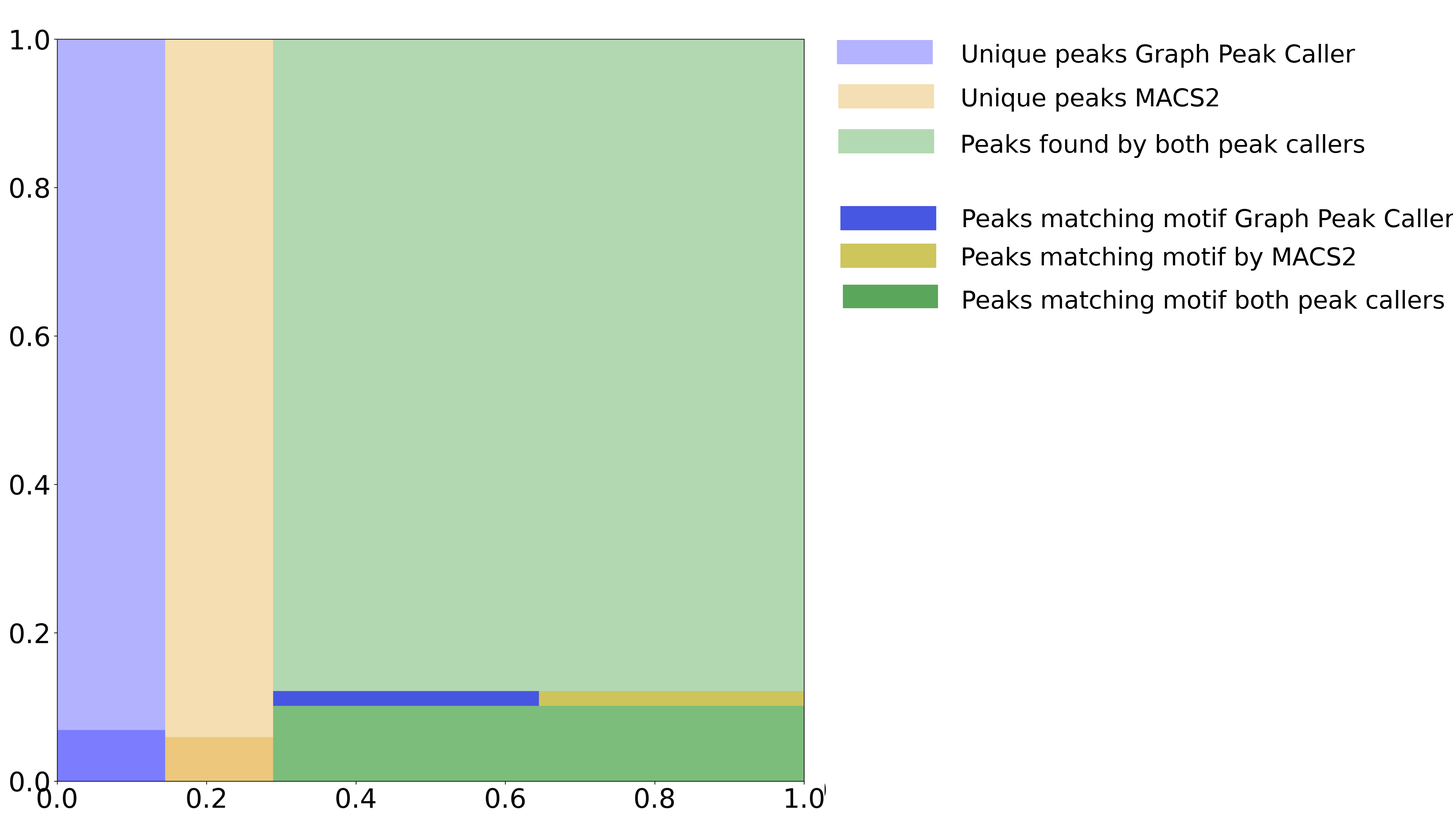
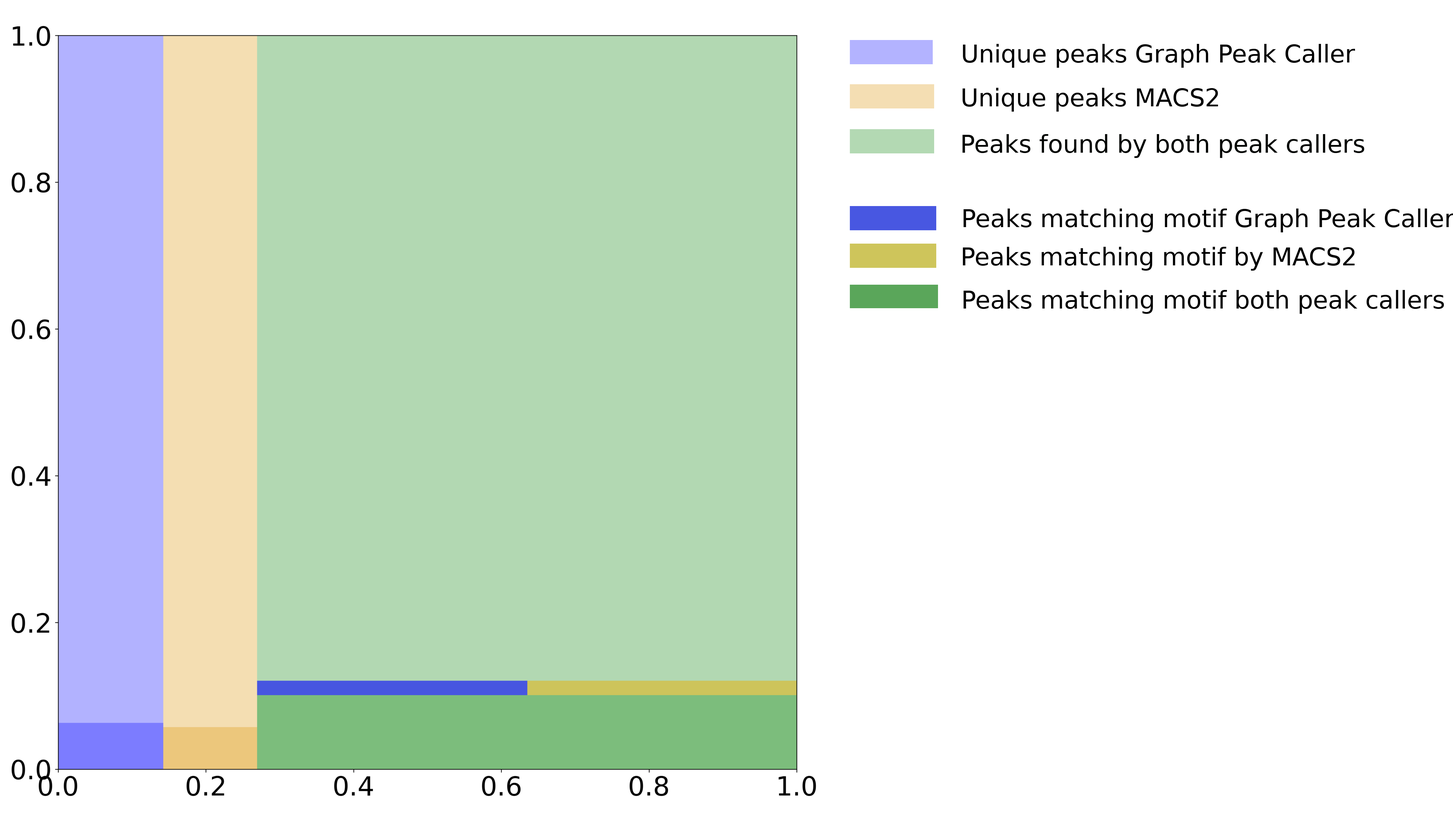
Layers edited between the first and the second 1453x820 image:
added layer "Pasted Layer #4" above "Pasted Layer #3" over [9, 25, 850, 809]
